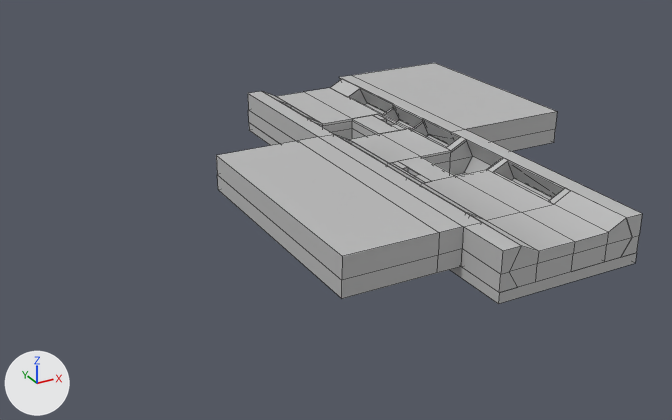
Renders of the FBX model Static Meshes/BSP Converted/Underground/SM_Optimized_Underground_Floor.fbx from each side of a commit.
Both versions are drawn from a camera (50 mm lens) standing at (-54.5, -82.8, 38.8) and looking at (-9.9, -1.7, -1.8). The axes (+X, +Y, +Z) are drawn at lower left. The lights are the same throughout. Mesh edges are drawn as thin lines. Where no turn or scale is listed for an object, it has been applied to the vertices. Vertices at the same position are counted once.

The older version as bpy lines, for what is in view:
```python
me_mesh = bpy.data.meshes.new('Mesh')
me_mesh.from_pydata(...)  # 315 vertices, 284 faces; spans x -20.5..21.9, y -27.6..26.4, z -1.1..4.0
me_mesh.materials.append(mat_lambert1)  # grey #bcbcbc
# before: 295 (-20.5, 5.7, 0.0) at pixel (218, 189), 296 (-20.5, 5.7, 4.0) at pixel (216, 155), 297 (-20.5, -22.0, 0.0) at pixel (341, 298), 298 (-20.5, -22.0, 4.0) at pixel (342, 256), 308 (-20.5, 5.7, 1.8) at pixel (217, 174)
# before: 309 (-20.5, -22.0, 1.8) at pixel (341, 280)
ob_ground = bpy.data.objects.new('Ground', me_mesh)
ob_ground.location = (0.0, 0.0, 0.0)
```
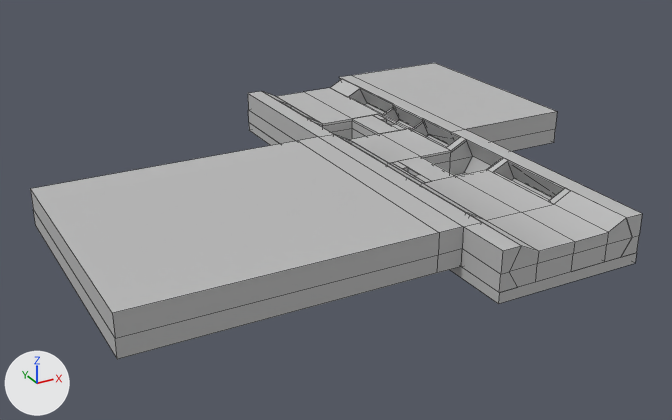
What changed in the scene script:
```text
Change me_mesh:
    where me_mesh.from_pydata(...)  # 315 vertices, 284 faces; spans x -20.5..21.9, y -27.6..26.4, z -1.1..4.0
    used by ob_ground; location = (0.0, 0.0, 0.0)
    me_mesh part 1
    add for i in [*range(295, 299), 308, 309]: me_mesh.vertices[i].co += Vector((-19.5, 0.0, 0.0))
```

Location of each change, [x1, y1, x2, y2] in pixels of the pictures (672 x 420 px; the box of a moved part takes in the faces that stretch with it):
'Ground', reshaped (44% wider, 23% taller)
    before: [216, 63, 642, 304]
    after: [30, 63, 642, 359]
part 1 of me_mesh, moved or reshaped
    before: [216, 141, 439, 298]
    after: [30, 141, 439, 359]
